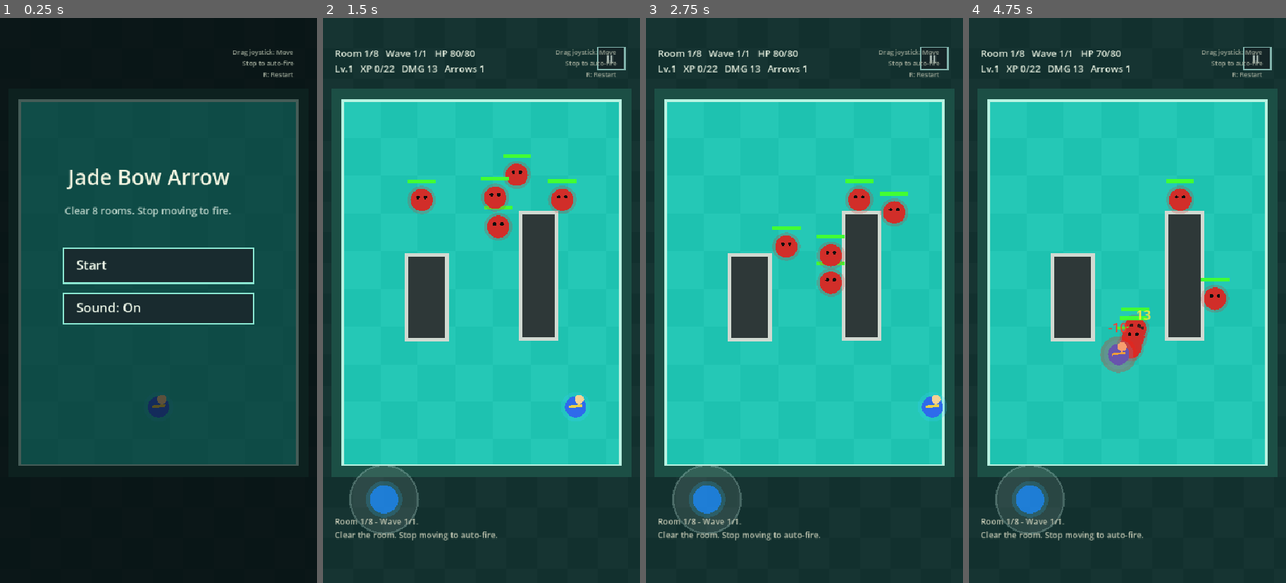
Above: before the commit, frames 1-4 (left to right).
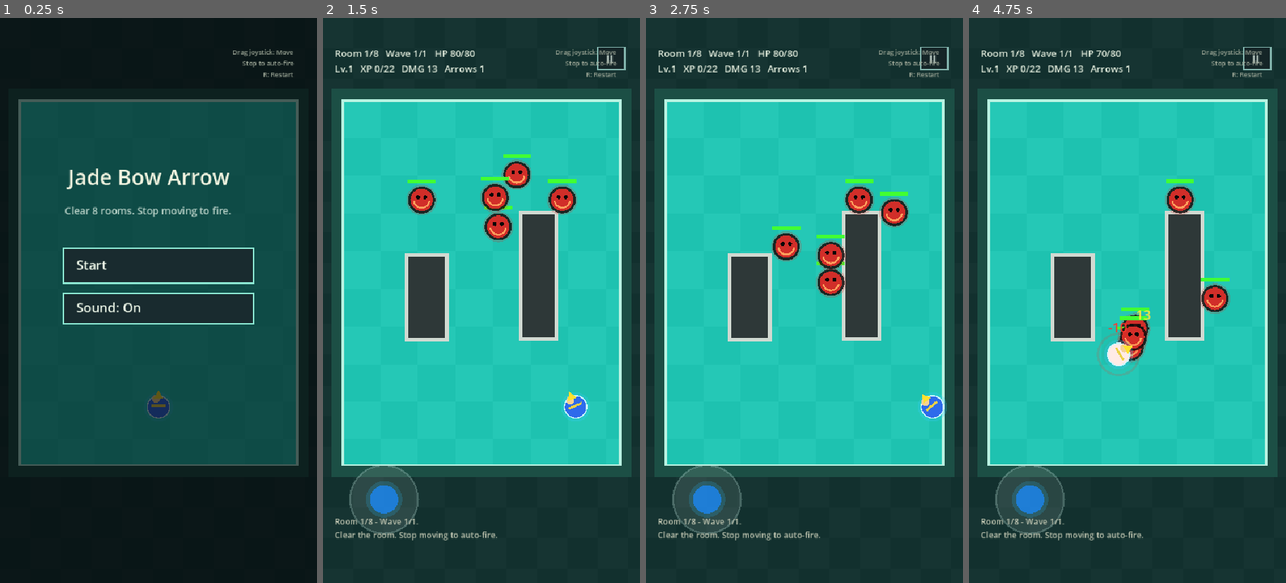
Above: after the commit, the same moments.

Repository: Stoner609/jade-bow-arrow
Game: Godot game, scene res://Main.tscn
The game is run twice, just before and just after one commit, with the same random seed, the same clock (stepped at 60 frames per second) and the same inputs.
Inputs (mouse positions are in pixels of both pictures, inside the frame that each line leads up to):
- Up to frame 1 (0.25 s): no input
- Up to frame 2 (1.5 s): tap Enter at 0.5 s; move the mouse to (551, 272) at 0.52 s; hold Right (move_right) 0.53-1.25 s; tap 1 at 0.6 s; click (551, 272) at 0.67 s; drag from (418, 328) to (465, 413) at 1.27 s
- Up to frame 3 (2.75 s): move the mouse to (836, 176) at 2.02 s; hold Right (move_right) from 2.03 s (still down); tap 3 at 2.1 s
- Up to frame 4 (4.75 s): release Right (move_right) at 2.75 s; drag from (1111, 413) to (1032, 215) at 2.77 s; move the mouse to (1222, 385) at 3.52 s; hold Left (move_left) 3.53-4.25 s; tap 2 at 3.6 s; drag from (1032, 215) to (1079, 159) at 4.27 s

The runs differ from the first frame. In frame 1, 0.1% of the frame differs, in the area x 46-54%, y 66-71%; in frame 2, 1.1%; in frame 3, 1.1%; in frame 4, 1.2%, in the area x 40-83%, y 29-64%.

Commit message:
Improve combat visuals and entity readability
- Add player outline, facing arrow, and weapon trail indicators
- Make player damage feedback more visible with white flashes and red hit rings
- Give enemy types distinct silhouettes: circle, hexagon, diamond, square, and octagon
- Update player arrows with gold coloring and motion trails
- Redesign enemy projectiles with magenta outlines and bright cores for clearer contrast
- Add a large top-screen health bar for boss encounters
- Enhance portals with stronger glow, rotating rings, and directional arrow hints

Diff:
--- a/scripts/core/game.gd
+++ b/scripts/core/game.gd
@@ -172,6 +172,7 @@
 	_draw_arrows()
 	_draw_enemy_shots()
 	_draw_enemies()
+	_draw_boss_health()
 	_draw_player()
 	_draw_floating_texts()
 	_draw_touch_controls()
@@ -356,6 +357,7 @@
 	for i in range(enemies.size() - 1, -1, -1):
 		var enemy: Dictionary = enemies[i]
 		enemy.hit_cd = max(0.0, float(enemy.hit_cd) - delta)
+		enemy.hit_flash = max(0.0, float(enemy.get("hit_flash", 0.0)) - delta)
 		enemy.shoot_cd = max(0.0, float(enemy.shoot_cd) - delta)
 
 		var to_player: Vector2 = player.pos - enemy.pos
@@ -420,6 +422,7 @@
 func _damage_enemy(index: int, damage: int, direction: Vector2) -> void:
 	var enemy: Dictionary = enemies[index]
 	enemy.hp -= damage
+	enemy.hit_flash = 0.12
 	enemy.pos += direction * 8.0
 	floating_texts.append({"pos": enemy.pos + Vector2(-12, -24), "text": str(damage), "color": Color(1.0, 0.9, 0.22), "life": 0.65})
 	if enemy.hp <= 0:
@@ -712,9 +715,23 @@
 	if not room_clear:
 		return
 	var gate := _gate_position()
-	draw_circle(gate, Constants.GATE_RADIUS + sin(elapsed * 5.0) * 4.0, Color(0.13, 0.92, 1.0, 0.22))
-	draw_circle(gate, 24.0, Color(0.08, 0.42, 1.0))
-	draw_arc(gate, 34.0, 0.0, TAU, 48, Color(0.62, 1.0, 1.0), 4.0)
+	var pulse := sin(elapsed * 5.4) * 5.0
+	draw_circle(gate, Constants.GATE_RADIUS + 18.0 + pulse, Color(0.24, 1.0, 0.92, 0.13))
+	draw_circle(gate, Constants.GATE_RADIUS + 7.0 + pulse * 0.6, Color(0.13, 0.92, 1.0, 0.24))
+	draw_circle(gate, 28.0, Color(0.08, 0.42, 1.0))
+	draw_circle(gate, 18.0, Color(0.12, 0.76, 1.0))
+	draw_arc(gate, 42.0, elapsed * 2.0, elapsed * 2.0 + PI * 1.35, 48, Color(0.78, 1.0, 0.96), 5.0)
+	draw_arc(gate, 31.0, -elapsed * 2.4, -elapsed * 2.4 + PI * 1.2, 48, Color(1.0, 0.92, 0.28), 3.0)
+	var arrow := PackedVector2Array([
+		gate + Vector2(0, -17),
+		gate + Vector2(16, 2),
+		gate + Vector2(6, 2),
+		gate + Vector2(6, 18),
+		gate + Vector2(-6, 18),
+		gate + Vector2(-6, 2),
+		gate + Vector2(-16, 2)
+	])
+	draw_colored_polygon(arrow, Color(0.96, 1.0, 0.72, 0.92))
 
 
 # 用途：繪製 XP 與回血拾取物，以及它們的外圈光暈。
@@ -729,15 +746,19 @@
 func _draw_arrows() -> void:
 	for arrow in arrows:
 		var dir: Vector2 = arrow.vel.normalized()
-		draw_line(arrow.pos - dir * 18.0, arrow.pos + dir * 13.0, Color(1.0, 0.92, 0.2), 5.0)
-		draw_circle(arrow.pos + dir * 14.0, 5.0, Color(1.0, 1.0, 0.76))
+		draw_line(arrow.pos - dir * 22.0, arrow.pos + dir * 14.0, Color(0.1, 0.08, 0.02, 0.65), 8.0)
+		draw_line(arrow.pos - dir * 22.0, arrow.pos + dir * 14.0, Color(1.0, 0.86, 0.12), 5.0)
+		draw_line(arrow.pos - dir * 28.0, arrow.pos - dir * 10.0, Color(1.0, 0.96, 0.48, 0.28), 9.0)
+		draw_circle(arrow.pos + dir * 15.0, 5.5, Color(1.0, 1.0, 0.78))
 
 
 # 用途：繪製敵人的遠程子彈與光暈。
 func _draw_enemy_shots() -> void:
 	for shot in enemy_shots:
-		draw_circle(shot.pos, 8.0, Color(0.76, 0.24, 1.0))
-		draw_circle(shot.pos, 14.0, Color(0.76, 0.24, 1.0, 0.18))
+		draw_circle(shot.pos, 16.0, Color(1.0, 0.18, 0.82, 0.18))
+		draw_circle(shot.pos, 10.0, Color(0.08, 0.02, 0.12, 0.8))
+		draw_circle(shot.pos, 7.0, Color(1.0, 0.16, 0.78))
+		draw_circle(shot.pos + Vector2(-2, -2), 3.0, Color(1.0, 0.76, 1.0))
 
 
 # 用途：繪製敵人外觀、眼睛與生命條。
@@ -745,24 +766,120 @@
 	for enemy in enemies:
 		var color: Color = EnemyModel.color_for(enemy.kind)
 		var radius: float = enemy.get("radius", Constants.ENEMY_RADIUS)
-		draw_circle(enemy.pos, radius + 5.0, Color(color.r, color.g, color.b, 0.22))
-		draw_circle(enemy.pos, radius, color)
-		draw_circle(enemy.pos + Vector2(-radius * 0.32, -radius * 0.25), 3.0, Color(0.05, 0.05, 0.05))
-		draw_circle(enemy.pos + Vector2(radius * 0.32, -radius * 0.25), 3.0, Color(0.05, 0.05, 0.05))
+		var body_color := Color(1.0, 0.96, 0.72) if float(enemy.get("hit_flash", 0.0)) > 0.0 else color
+		draw_circle(enemy.pos, radius + 7.0, Color(color.r, color.g, color.b, 0.22))
+		_draw_enemy_body(enemy.kind, enemy.pos, radius, body_color)
+		draw_circle(enemy.pos + Vector2(-radius * 0.32, -radius * 0.25), 3.4, Color(0.03, 0.03, 0.03))
+		draw_circle(enemy.pos + Vector2(radius * 0.32, -radius * 0.25), 3.4, Color(0.03, 0.03, 0.03))
 		var bar_width := 72.0 if enemy.kind == "boss" else 48.0
 		var bar := Rect2(enemy.pos + Vector2(-bar_width * 0.5, -radius - 16), Vector2(bar_width, 6))
 		draw_rect(bar, Color(0.12, 0.12, 0.12))
 		draw_rect(Rect2(bar.position, Vector2(bar.size.x * max(0.0, float(enemy.hp) / float(enemy.max_hp)), bar.size.y)), Color(0.26, 1.0, 0.2))
 
 
+# 用途：依敵人種類繪製不同輪廓，提升手機小畫面上的辨識度。
+func _draw_enemy_body(kind: String, pos: Vector2, radius: float, color: Color) -> void:
+	var outline := Color(0.06, 0.04, 0.04, 0.82)
+	if kind == "runner":
+		var points := PackedVector2Array([
+			pos + Vector2(0, -radius - 4.0),
+			pos + Vector2(radius + 5.0, 0),
+			pos + Vector2(0, radius + 4.0),
+			pos + Vector2(-radius - 5.0, 0)
+		])
+		draw_colored_polygon(_scaled_polygon(points, pos, 1.12), outline)
+		draw_colored_polygon(points, color)
+		draw_line(pos + Vector2(-radius * 0.55, radius * 0.35), pos + Vector2(radius * 0.55, radius * 0.35), Color(1.0, 0.78, 0.28), 3.0)
+	elif kind == "spitter":
+		draw_colored_polygon(_regular_polygon_points(pos, radius + 4.0, 6, PI / 6.0), outline)
+		draw_colored_polygon(_regular_polygon_points(pos, radius, 6, PI / 6.0), color)
+		draw_circle(pos + Vector2(0, radius * 0.2), radius * 0.28, Color(0.1, 0.02, 0.16))
+	elif kind == "brute":
+		var outer := Rect2(pos - Vector2(radius + 5.0, radius + 5.0), Vector2(radius * 2.0 + 10.0, radius * 2.0 + 10.0))
+		var inner := Rect2(pos - Vector2(radius, radius), Vector2(radius * 2.0, radius * 2.0))
+		draw_rect(outer, outline)
+		draw_rect(inner, color)
+		draw_line(inner.position + Vector2(5, inner.size.y - 7), inner.end - Vector2(5, 7), Color(0.64, 1.0, 0.48), 3.0)
+	elif kind == "boss":
+		draw_colored_polygon(_regular_polygon_points(pos, radius + 6.0, 8, PI / 8.0), outline)
+		draw_colored_polygon(_regular_polygon_points(pos, radius, 8, PI / 8.0), color)
+		draw_arc(pos, radius + 11.0, elapsed * 1.6, elapsed * 1.6 + PI * 1.4, 48, Color(1.0, 0.28, 0.24, 0.8), 4.0)
+		draw_line(pos + Vector2(-radius * 0.55, radius * 0.32), pos + Vector2(radius * 0.55, radius * 0.32), Color(0.06, 0.01, 0.02), 4.0)
+	else:
+		draw_circle(pos, radius + 4.0, outline)
+		draw_circle(pos, radius, color)
+		draw_arc(pos, radius * 0.7, 0.15, PI - 0.15, 24, Color(1.0, 0.62, 0.36), 3.0)
+
+
+# 用途：繪製 Boss 專用大血條，讓玩家不用只看場上的小血條。
+func _draw_boss_health() -> void:
+	var boss := _boss_enemy()
+	if boss.is_empty():
+		return
+	var ratio: float = clampf(float(boss.hp) / float(boss.max_hp), 0.0, 1.0)
+	var bar := Rect2(Vector2(74, 104), Vector2(392, 16))
+	draw_rect(bar.grow(5.0), Color(0.03, 0.02, 0.02, 0.78))
+	draw_rect(bar, Color(0.16, 0.05, 0.06))
+	draw_rect(Rect2(bar.position, Vector2(bar.size.x * ratio, bar.size.y)), Color(0.92, 0.12, 0.14))
+	draw_rect(bar, Color(1.0, 0.78, 0.36, 0.9), false, 2.0)
+	draw_string(ThemeDB.fallback_font, Vector2(76, 98), "BOSS", HORIZONTAL_ALIGNMENT_LEFT, -1, 16, Color(1.0, 0.86, 0.48))
+
+
+# 用途：取得目前場上的 Boss 資料，沒有 Boss 時回傳空字典。
+func _boss_enemy() -> Dictionary:
+	for enemy in enemies:
+		if enemy.kind == "boss":
+			return enemy
+	return {}
+
+
+# 用途：取得玩家視覺朝向，優先朝最近敵人，其次使用搖桿方向。
+func _player_facing_direction() -> Vector2:
+	var target := _nearest_enemy()
+	if target != -1:
+		return (enemies[target].pos - player.pos).normalized()
+	if touch_axis.length() > 0.05:
+		return touch_axis.normalized()
+	return Vector2(0, -1)
+
+
+# 用途：建立以中心點為基準的正多邊形點位。
+func _regular_polygon_points(center: Vector2, radius: float, sides: int, rotation: float) -> PackedVector2Array:
+	var points := PackedVector2Array()
+	for i in sides:
+		var angle := rotation + TAU * float(i) / float(sides)
+		points.append(center + Vector2(cos(angle), sin(angle)) * radius)
+	return points
+
+
+# 用途：將多邊形點位從中心等比例放大，常用於繪製外框。
+func _scaled_polygon(points: PackedVector2Array, center: Vector2, scale: float) -> PackedVector2Array:
+	var scaled := PackedVector2Array()
+	for point in points:
+		scaled.append(center + (point - center) * scale)
+	return scaled
+
+
 # 用途：繪製玩家角色、武器線條與受傷閃爍效果。
 func _draw_player() -> void:
-	draw_circle(player.pos, Constants.PLAYER_RADIUS + 7.0, Color(0.2, 0.8, 1.0, 0.22))
-	draw_circle(player.pos, Constants.PLAYER_RADIUS, Color(0.18, 0.42, 0.92))
-	draw_circle(player.pos + Vector2(6, -13), 8.0, Color(0.96, 0.82, 0.58))
-	draw_line(player.pos + Vector2(-11, 0), player.pos + Vector2(12, -3), Color(0.92, 0.82, 0.28), 4.0)
+	var flash_alpha: float = min(1.0, damage_flash / 0.18)
+	var body_color: Color = Color(1.0, 0.92, 0.9) if damage_flash > 0.0 else Color(0.18, 0.42, 0.92)
+	var facing: Vector2 = _player_facing_direction()
+	var side: Vector2 = facing.orthogonal()
+	draw_circle(player.pos, Constants.PLAYER_RADIUS + 9.0 + flash_alpha * 8.0, Color(1.0, 0.12, 0.08, 0.18 * flash_alpha))
+	draw_circle(player.pos, Constants.PLAYER_RADIUS + 7.0, Color(0.2, 0.8, 1.0, 0.24))
+	draw_circle(player.pos, Constants.PLAYER_RADIUS + 2.0, Color(0.8, 0.96, 1.0))
+	draw_circle(player.pos, Constants.PLAYER_RADIUS, body_color)
+	draw_circle(player.pos + facing * 14.0 + side * 4.0, 7.0, Color(0.96, 0.82, 0.58))
+	draw_line(player.pos - side * 12.0 + facing * 2.0, player.pos + side * 12.0 + facing * 2.0, Color(0.92, 0.82, 0.28), 4.0)
+	var marker := PackedVector2Array([
+		player.pos + facing * 28.0,
+		player.pos + facing * 14.0 + side * 8.0,
+		player.pos + facing * 14.0 - side * 8.0
+	])
+	draw_colored_polygon(marker, Color(1.0, 0.88, 0.18))
 	if damage_flash > 0.0:
-		draw_circle(player.pos, Constants.PLAYER_RADIUS + 13.0, Color(1.0, 0.1, 0.06, 0.28))
+		draw_arc(player.pos, Constants.PLAYER_RADIUS + 17.0, 0.0, TAU, 48, Color(1.0, 0.16, 0.08, 0.9 * flash_alpha), 4.0)
 
 
 # 用途：繪製手機直式版左下角虛擬搖桿。
